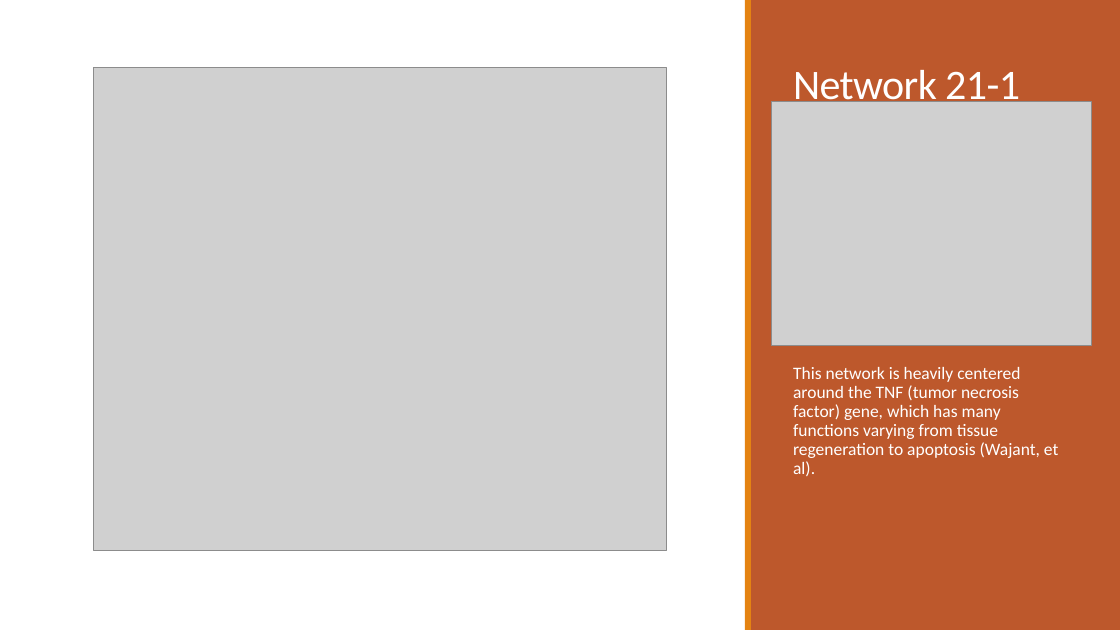
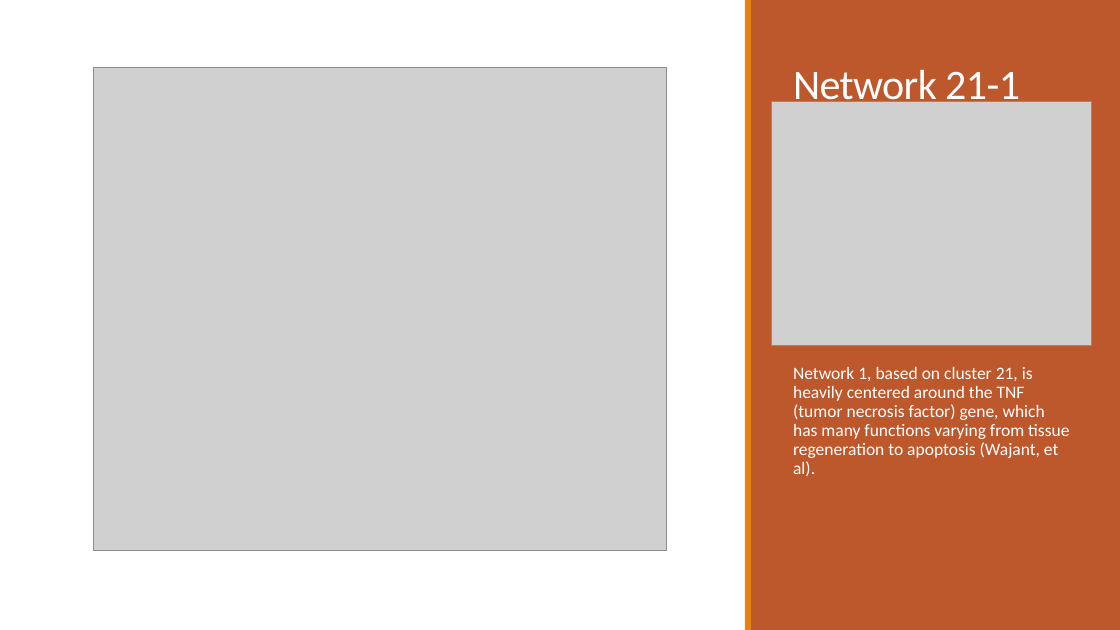
Before and after one commit to dyaom/REHS-2019, a slide deck: slide 14 of Cataract_posterslidesonly.pptx. Drawn at 1120x630 pixels with LibreOffice and Linux fonts; fonts in the diff are those of the drawing; grey boxes stand for pictures. Boxes give left, top, right and bottom in pixels: in the first picture for what was removed or moved away, otherwise in the second. Text is boxed around its words. In the diff, an @@ line names an element or a change of style, - is before the commit and + after.

```diff
--- a/Cataract_posterslidesonly.pptx
+++ b/Cataract_posterslidesonly.pptx
@@ text at [793, 367, 1069, 476]: text changed @@
-This network is heavily centered around the TNF (tumor necrosis factor) gene, which has many functions varying from tissue regeneration to apoptosis (Wajant, et al).
+Network 1, based on cluster 21, is heavily centered around the TNF (tumor necrosis factor) gene, which has many functions varying from tissue regeneration to apoptosis (Wajant, et al).
```
Also in this commit, not shown: 10 other slides changed, 7 other files.
